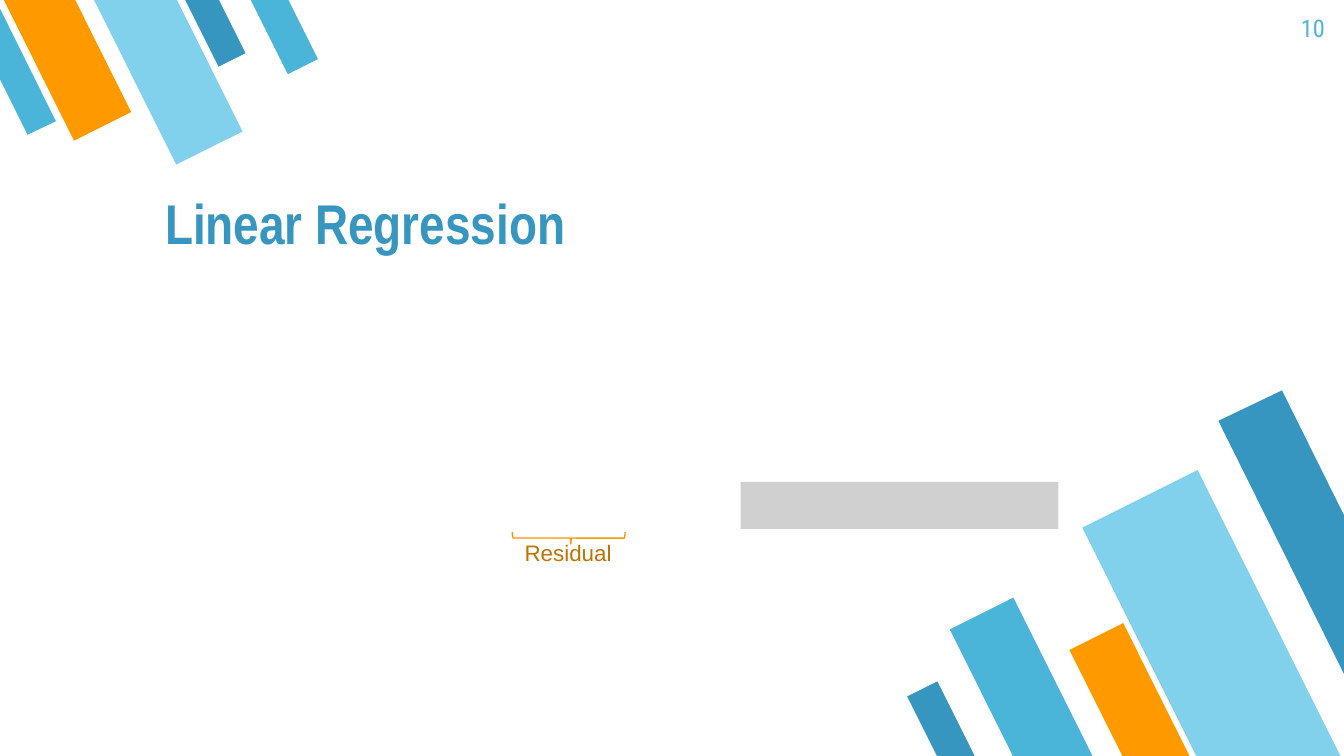
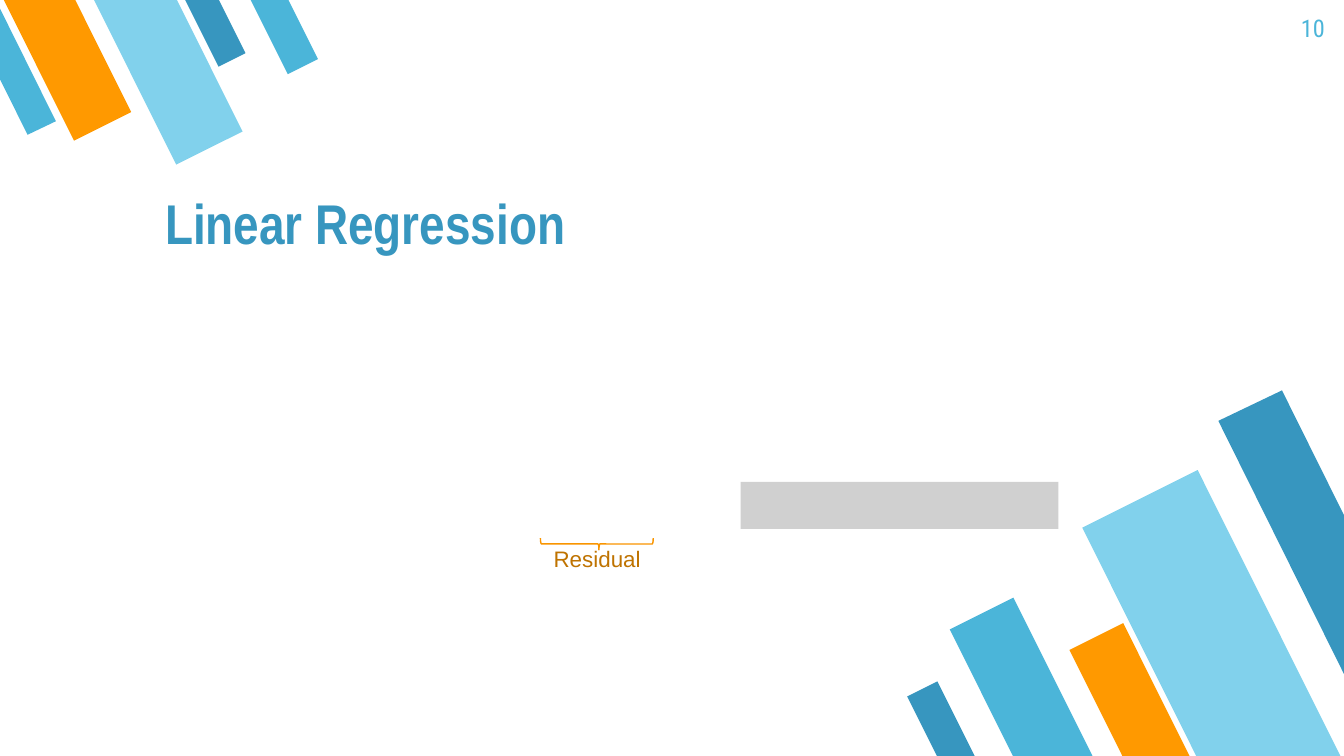
Before and after one commit to mayer79/ml_lecture, a slide deck: slide 10 of slides/ML_Lecture.pptx. Drawn at 1344x756 pixels with LibreOffice and Linux fonts; fonts in the diff are those of the drawing; grey boxes stand for pictures. Boxes give left, top, right and bottom in pixels: in the first picture for what was removed or moved away, otherwise in the second. Text is boxed around its words. In the diff, an @@ line names an element or a change of style, - is before the commit and + after.

Commit message:
final review of linear regression part

```diff
--- a/slides/ML_Lecture.pptx
+++ b/slides/ML_Lecture.pptx
@@ text "Residual": place and size @@
-text "Residual" at (525, 544, 612, 562)
+text "Residual" at (554, 549, 641, 568)
@@ right brace: place and size @@
-right brace at (513, 532, 626, 544)
+right brace at (541, 538, 654, 550)
```
Also in this commit, not shown: 5 other slides changed, 1 other file.
